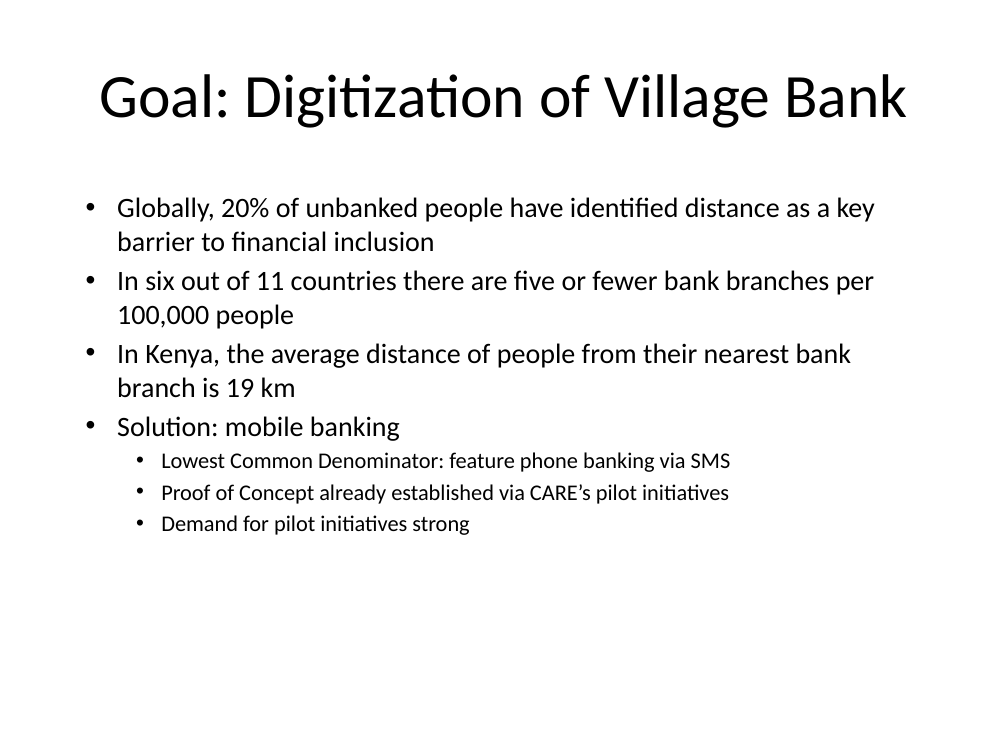
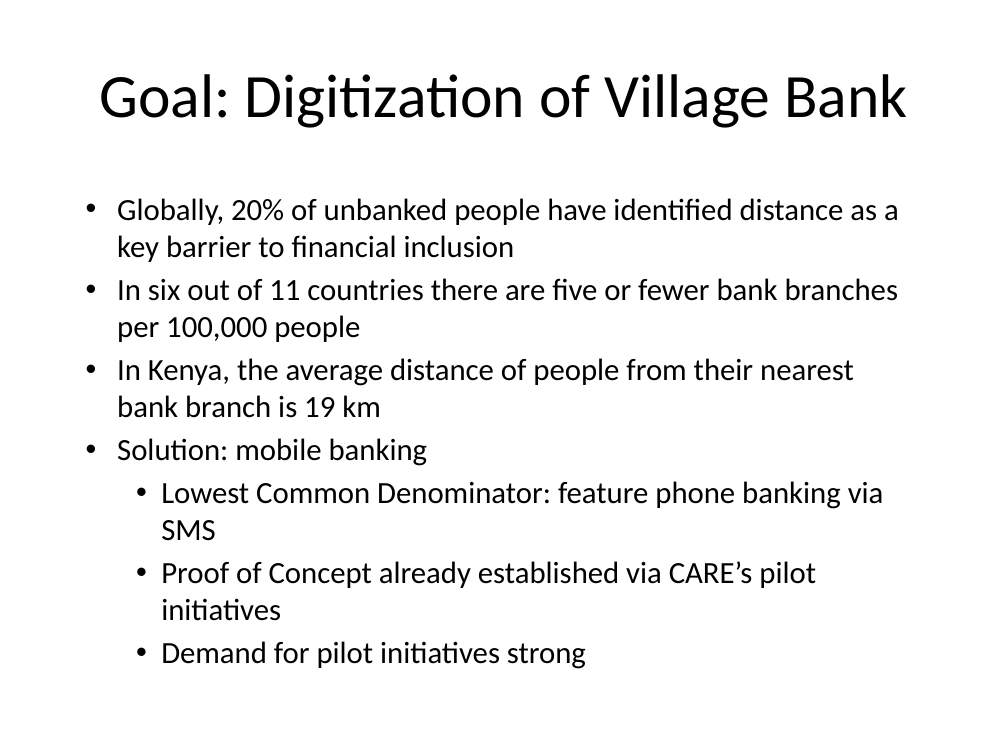
Before and after one commit to huang-pan/village-bank, a slide deck: slide 9 of Village Bank.pptx. Drawn at 1008x756 pixels with LibreOffice and Linux fonts; fonts in the diff are those of the drawing. Boxes give left, top, right and bottom in pixels: in the first picture for what was removed or moved away, otherwise in the second. Text is boxed around its words. In the diff, an @@ line names an element or a change of style, - is before the commit and + after.

```diff
--- a/Village Bank.pptx
+++ b/Village Bank.pptx
@@ text "Globally, 20% of unbanked people ..." at <box>117,198,899,669</box>: size 20 to 22 pt in "Globally, 20% of unbanked people have identified ...", "In six out of 11 countries there ...", "In Kenya, the average distance of people ...", "Solution: mobile banking"; size 16 to 22 pt in "Lowest Common Denominator: feature phone banking via ...", "Proof of Concept already established via CARE’s ...", "Demand for pilot initiatives strong"; more space between paragraphs @@
```
Also in this commit, not shown: 4 other slides changed.
